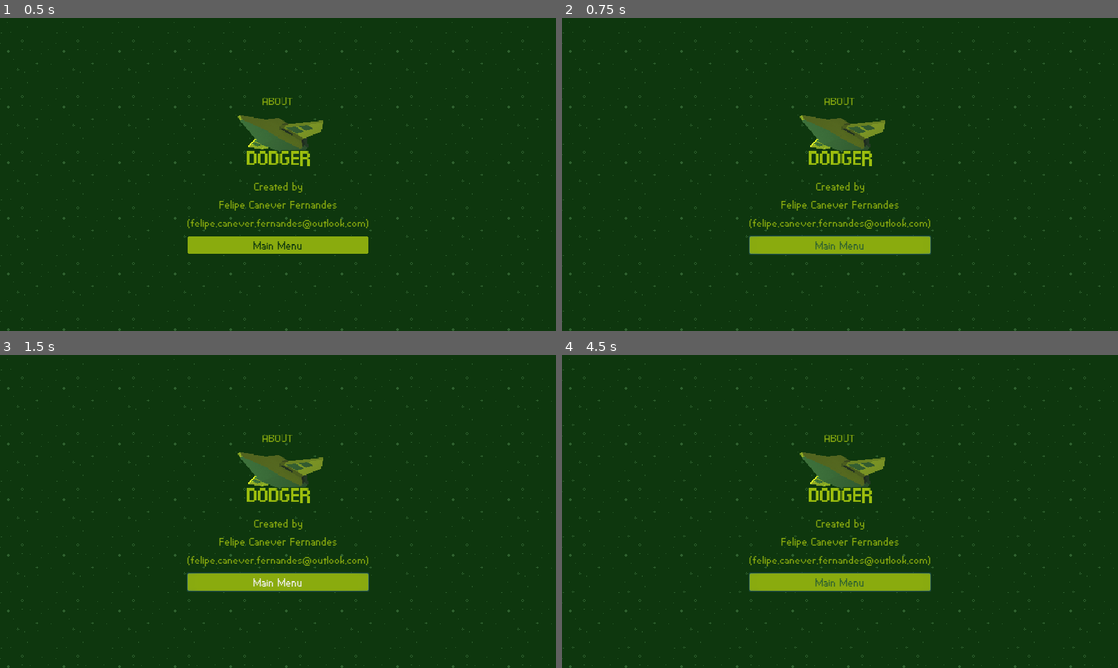
Above: before the commit, frames 1-4 (two rows, left to right).
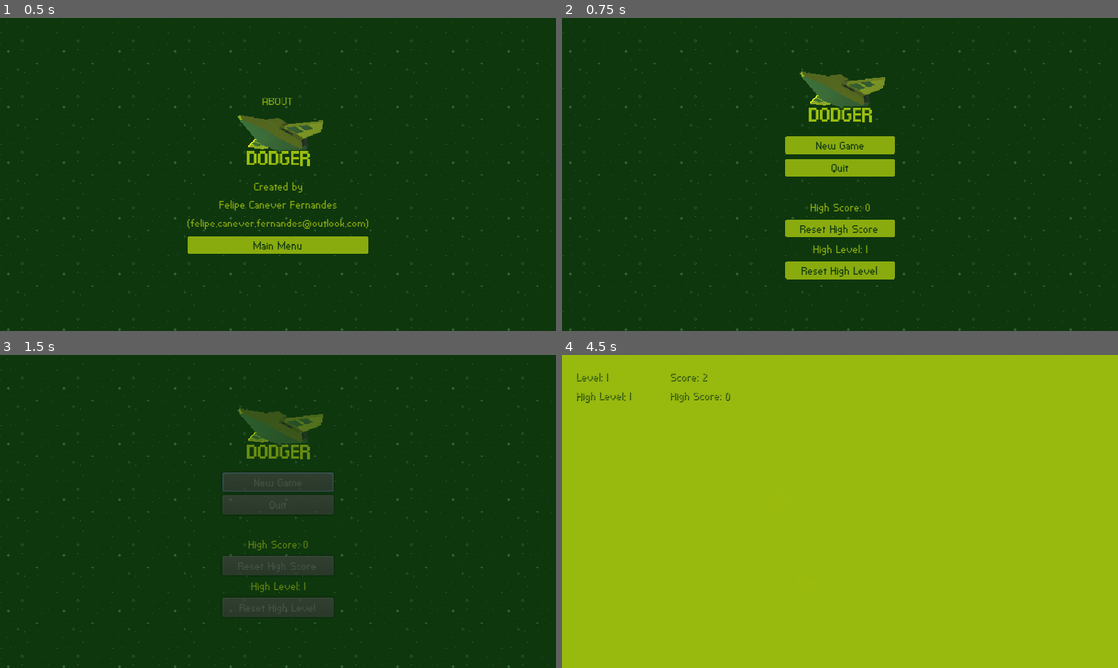
Above: after the commit, the same moments.

Repository: felipe-canever-fernandes/dodger
Game: Godot game, scene res://menus/AboutScreen.tscn
Same seed, same stepped clock (60 frames per second), same inputs: the game is played once before the commit and once after it. This scene is started directly instead of the project's main scene.
Inputs (mouse positions are in pixels of both pictures, inside the frame that each line leads up to):
- Up to frame 1 (0.5 s): no input
- Up to frame 2 (0.75 s): click "Main Menu" at 0.5 s
- Up to frame 3 (1.5 s): click (278, 483) at 1.25 s, where only the run after the commit has a clickable "New Game"
- Up to frame 4 (4.5 s): move the mouse to (962, 495) at 2.02 s; move the mouse to (728, 527) at 2.77 s; move the mouse to (895, 442) at 3.52 s; move the mouse to (812, 574) at 4.27 s

Frame 1 is identical in both runs. In frame 2, 8.6% of the frame differs, in the area x 33-67%, y 17-84%; in frame 3, 9.0%; in frame 4, 98%, in the area x 0-100%, y 0-100%.

Commit message:
Implement about screen's main menu button

Diff:
--- a/menus/AboutScreen.tscn
+++ b/menus/AboutScreen.tscn
@@ -1,14 +1,16 @@
-[gd_scene load_steps=5 format=2]
+[gd_scene load_steps=6 format=2]
 
 [ext_resource path="res://theme.tres" type="Theme" id=1]
 [ext_resource path="res://Background.tscn" type="PackedScene" id=2]
 [ext_resource path="res://menus/Logo.tscn" type="PackedScene" id=3]
 [ext_resource path="res://menus/GameButton.tscn" type="PackedScene" id=4]
+[ext_resource path="res://scripts/AboutScreen.gd" type="Script" id=5]
 
 [node name="AboutScreen" type="Control"]
 anchor_right = 1.0
 anchor_bottom = 1.0
 theme = ExtResource( 1 )
+script = ExtResource( 5 )
 __meta__ = {
 "_edit_use_anchors_": false
 }
@@ -52,3 +54,4 @@
 margin_right = 200.0
 margin_bottom = 184.0
 text = "Main Menu"
+[connection signal="pressed" from="CenterContainer/VBoxContainer/MainMenuButton" to="." method="_on_MainMenuButton_pressed"]
--- a/project.godot
+++ b/project.godot
@@ -9,6 +9,11 @@
 config_version=4
 
 _global_script_classes=[ {
+"base": "Control",
+"class": "AboutScreen",
+"language": "GDScript",
+"path": "res://scripts/AboutScreen.gd"
+}, {
 "base": "Spawnable",
 "class": "Enemy",
 "language": "GDScript",
@@ -65,6 +70,7 @@
 "path": "res://scripts/Transition.gd"
 } ]
 _global_script_class_icons={
+"AboutScreen": "",
 "Enemy": "",
 "GameButton": "",
 "GameOverScreen": "",
--- /dev/null
+++ b/scripts/AboutScreen.gd
@@ -0,0 +1,6 @@
+class_name AboutScreen
+extends Control
+
+func _on_MainMenuButton_pressed() -> void:
+	# warning-ignore:return_value_discarded
+	get_tree().change_scene_to(Screens.MAIN_MENU_SCENE)
